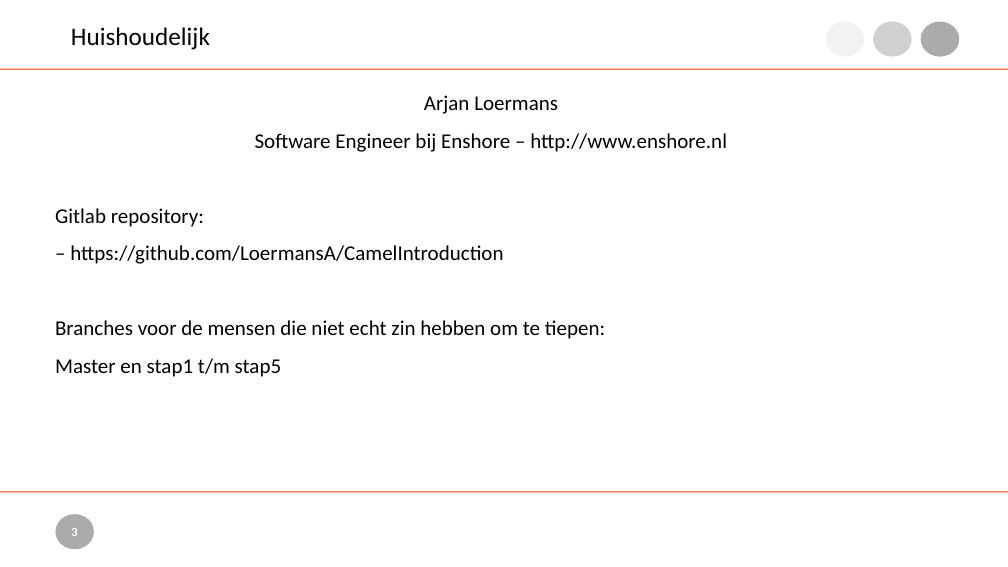
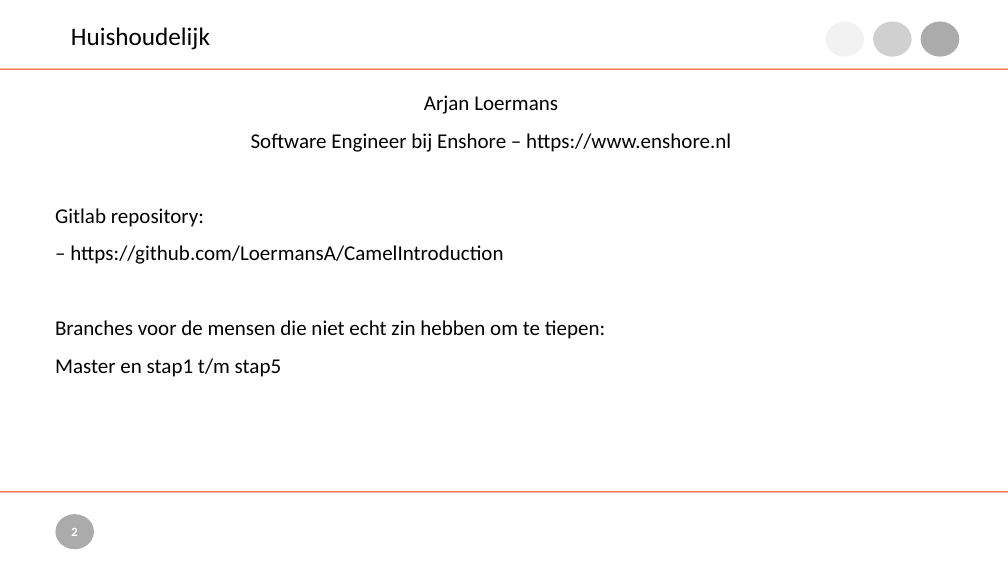
Before and after one commit to LoermansA/CamelIntroduction, a slide deck: slide 2 of presentatie.odp (slide 3 before the commit). Drawn at 1008x567 pixels with LibreOffice and Linux fonts; fonts in the diff are those of the drawing; background and template pictures are left out. Boxes give left, top, right and bottom in pixels: in the first picture for what was removed or moved away, otherwise in the second. Text is boxed around its words. In the diff, an @@ line names an element or a change of style, - is before the commit and + after.

Commit message:
Presentatie aangepast

```diff
--- a/presentatie.odp
+++ b/presentatie.odp
@@ text at <box>251,133,731,152</box>: text changed @@
-Software Engineer bij Enshore – http://www.enshore.nl
+Software Engineer bij Enshore – https://www.enshore.nl
```
